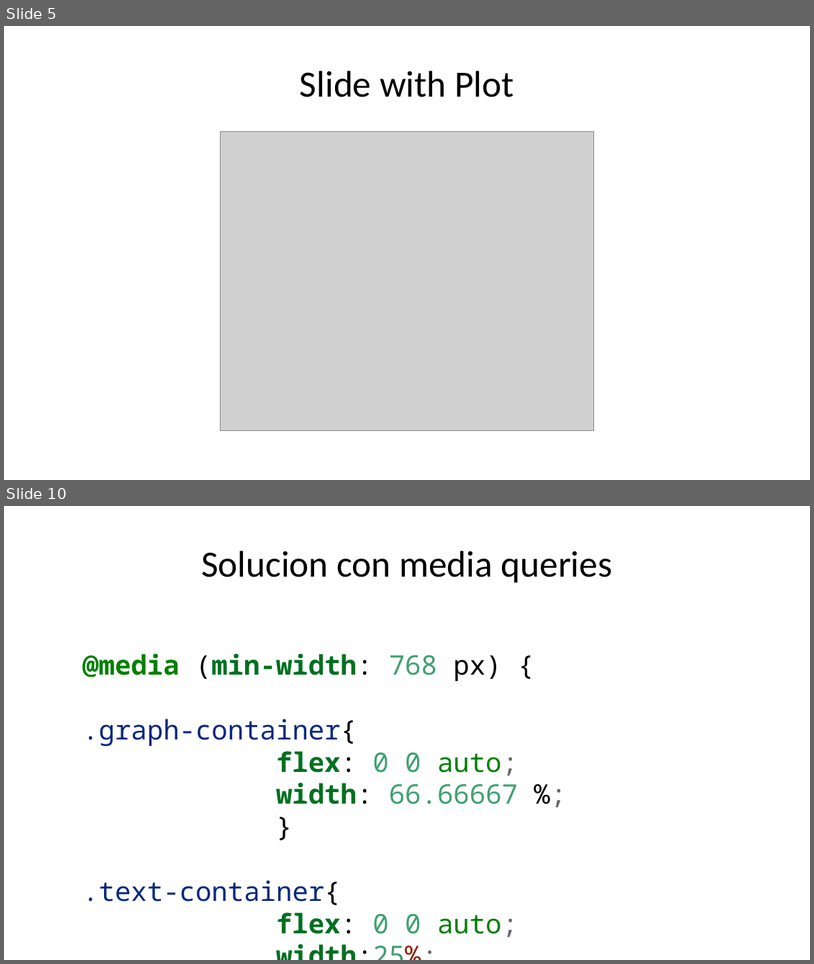
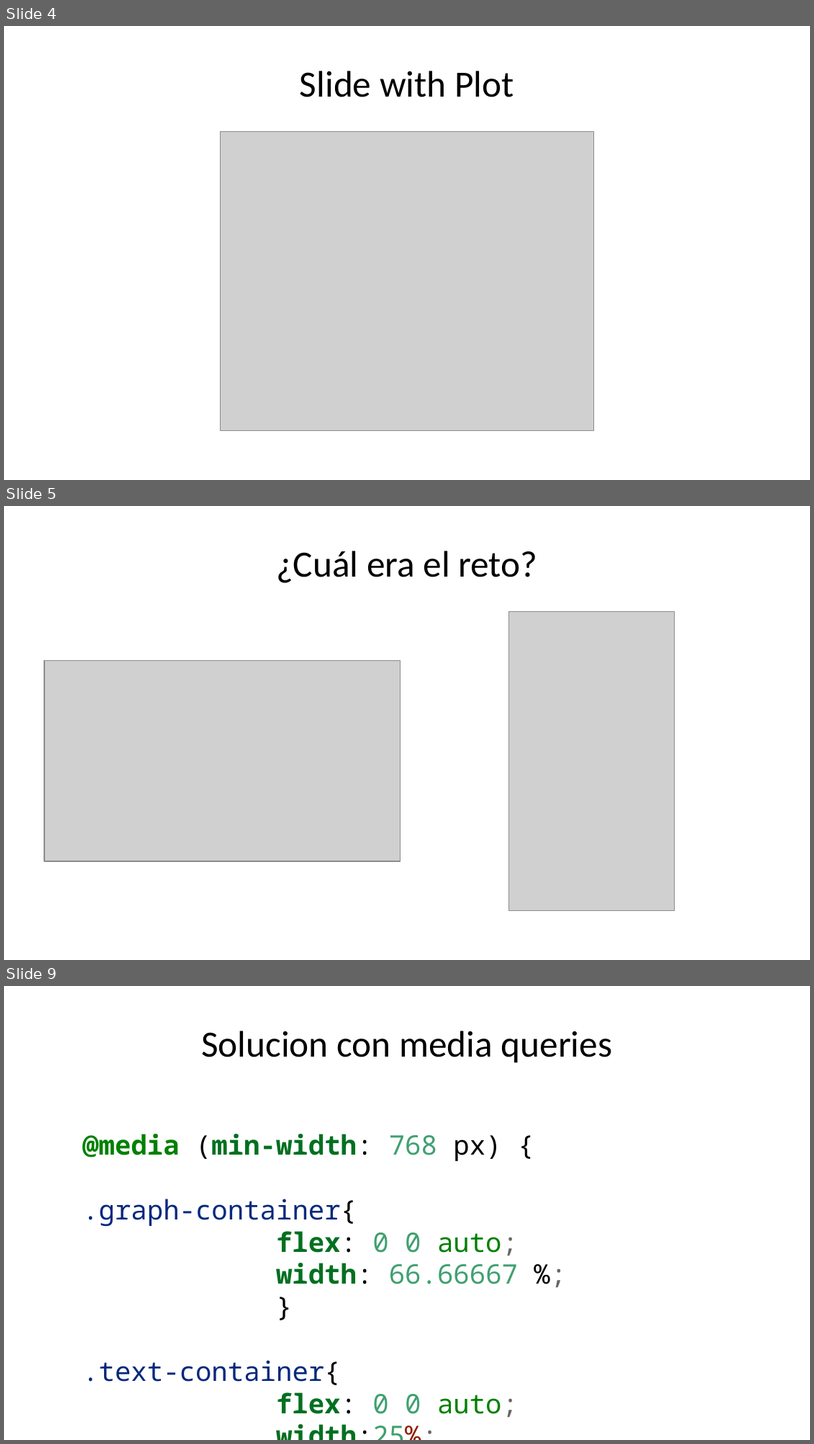
Before and after one commit to datacivica/ppt-huelladecuidados-LatinR, a slide deck: ppt-LatinR.pptx. Shown one above the other, each under a label of ours: slides 5 and 10 before the commit, slides 4, 5 and 9 after it; the slides between them are not shown. The pictures are 814x964 and 814x1444 pixels, drawn with LibreOffice and Linux fonts; fonts in the diff are those of the drawing; grey boxes stand for pictures. Boxes give left, top, right and bottom in pixels: in the first picture for what was removed or moved away, otherwise in the second. Text is boxed around its words. In the diff, an @@ line names an element or a change of style, - is before the commit and + after.

Commit message:
responsive slides with screenshots

```diff
--- a/ppt-LatinR.pptx
+++ b/ppt-LatinR.pptx
@@ slide 5 added at <box>4,506,810,960</box>, background #FFFFFF @@
@@ title added at <box>276,551,538,583</box>, 33 pt, text #000000 @@
+¿Cuál era el reto?
@@ picture added at <box>509,612,675,911</box> @@
@@ picture added at <box>44,661,401,862</box> @@
@@ what was slide 5 is now slide 4 @@
@@ what was slide 10 is now slide 9 @@
```
Also in this commit, not shown: 4 slides changed, 2 other slides added, 3 slides removed, 5 other files.
